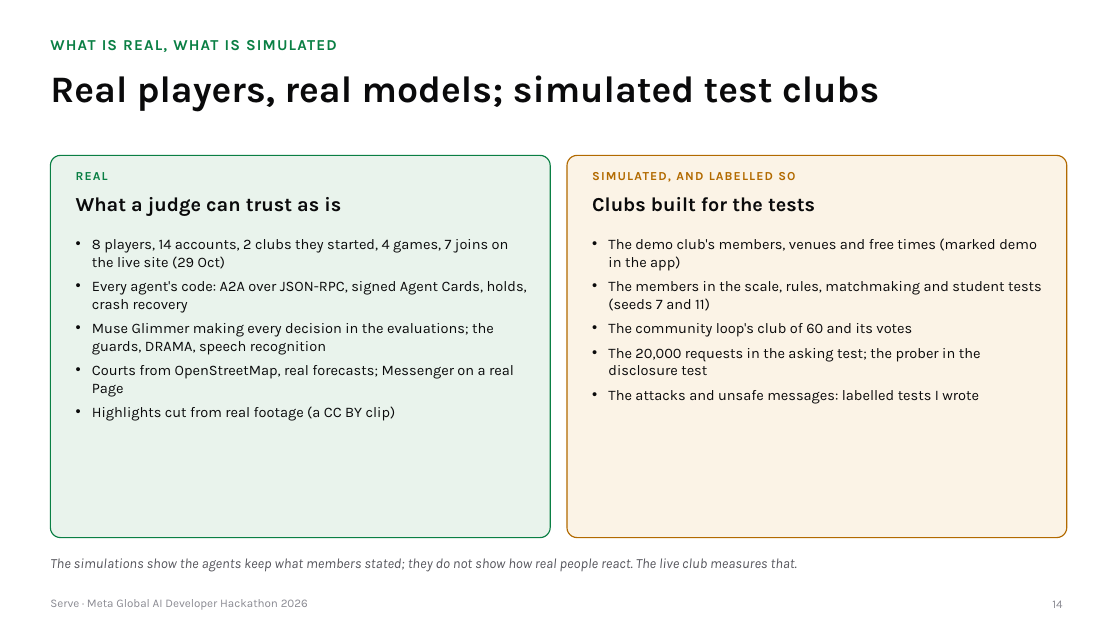
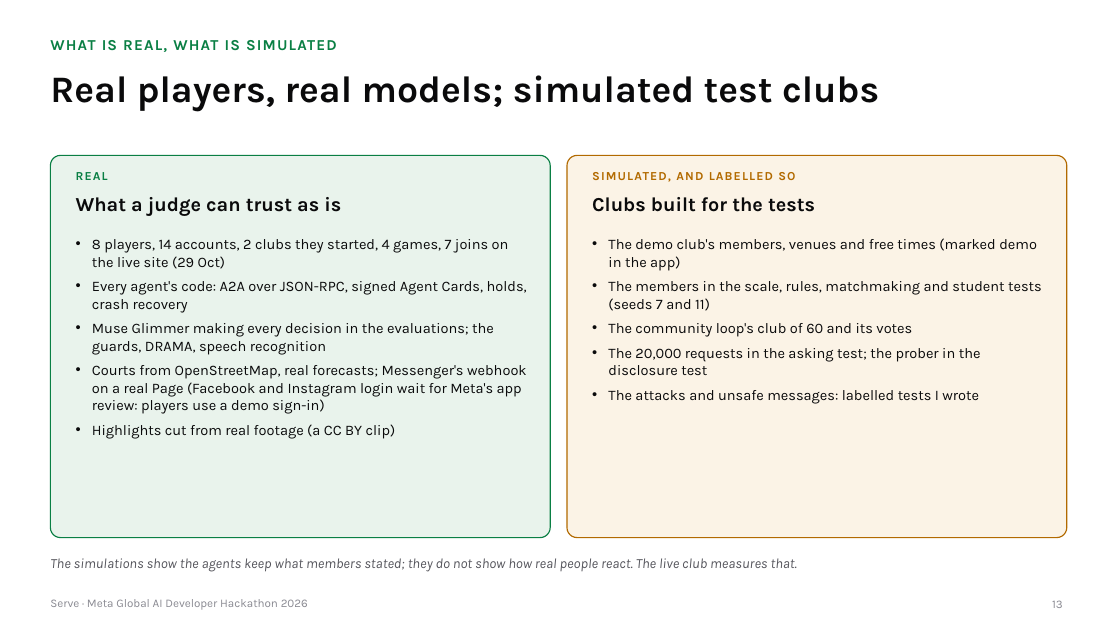
Before and after one commit to gino6178/serve-meta-hackathon, a slide deck: slide 13 of video/deck/Serve_Meta_deck.pptx (slide 14 before the commit). Drawn at 1120x630 pixels with LibreOffice and Linux fonts; fonts in the diff are those of the drawing. Boxes give left, top, right and bottom in pixels: in the first picture for what was removed or moved away, otherwise in the second. Text is boxed around its words. In the diff, an @@ line names an element or a change of style, - is before the commit and + after.

```diff
--- a/video/deck/Serve_Meta_deck.pptx
+++ b/video/deck/Serve_Meta_deck.pptx
@@ text at (92,365,527,414): text changed @@
-• Courts from OpenStreetMap, real forecasts; Messenger on a real Page
+• Courts from OpenStreetMap, real forecasts; Messenger's webhook on a real Page (Facebook and Instagram login wait for Meta's app review: players use a demo sign-in)
@@ page number at (1052,600,1063,608): text changed @@
-14
+13
```
Also in this commit, not shown: 16 other slides changed, 2 slides added, 14 other files.
